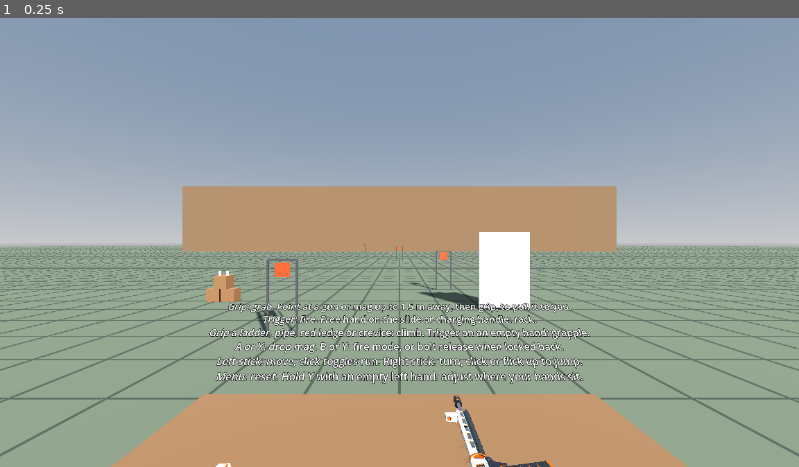
Above: before the commit, frame 1.
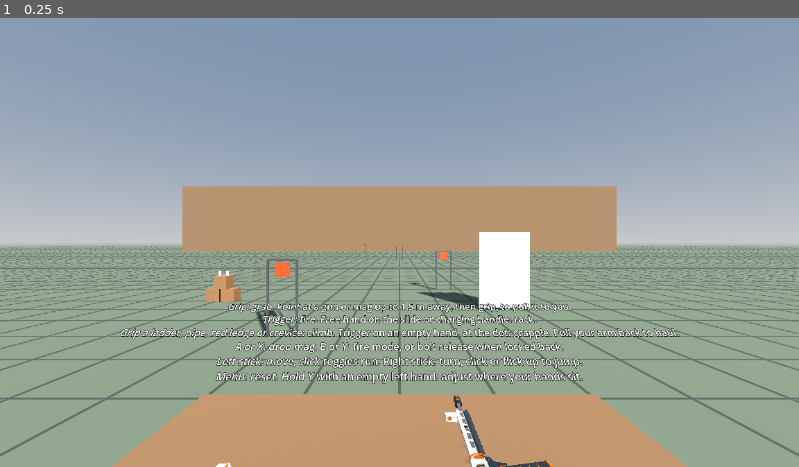
Above: after the commit, the same moment.

Repository: positive-vibezz1/VRphysicsprototypegodot
Game: Godot game, scene res://sandbox/range.tscn
Two runs of this game, one before a commit and one after it. Both use one fixed random seed, a clock stepped at 60 frames per second and the inputs below.
Inputs:
- Up to frame 1 (0.25 s): no input

The runs differ from the first frame. In frame 1, 0.9% of the frame differs, in the area x 15-86%, y 69-72%.

Commit message:
Show what the grapple would catch and haul on it with the arm
An empty hand now shows a dot and a thin line wherever the cable would catch,
without touching the trigger. Squeezing connects it with a thick orange line, a
bigger dot and a thump. A full squeeze no longer winds the cable in: pulling the
arm back takes in cable and throws the body along it.

Co-Authored-By: Claude Opus 5.5 (1M context) <noreply@anthropic.com>

Diff:
--- a/player/grapple.gd
+++ b/player/grapple.gd
@@ -1,22 +1,28 @@
 class_name Grapple
 extends RayCast3D
-## A cable shot from an empty hand at the parkour surface it points at. It can only pull: the body swings on it under
-## its own weight and momentum, a harder squeeze winds it in, and letting go keeps whatever speed the body has.
+## A cable shot from an empty hand at the parkour surface it points at. A dot and a thin line show what it would catch,
+## and squeezing connects: the line turns thick and orange and the controller thumps. The cable can only pull. The body
+## swings on it under its own weight and momentum, pulling the arm back hauls on it, and letting go keeps whatever
+## speed the body has.
 
-## Trigger squeeze: past AIM shows where it would hit, past FIRE shoots and starts winding in, and anywhere above
-## HOLD keeps hold of it without winding, for swinging.
-const AIM := 0.1
+## Trigger squeeze: past FIRE shoots, and it holds on until the squeeze drops below HOLD.
 const HOLD := 0.3
 const FIRE := 0.6
+## An arm pulling slower than this, or a body turning with the hand held out, isn't hauling.
+const SLOWEST_HAUL := 1.0
+## Radius of the dot as a share of its distance, so it's the same size to the eye up close and across the course.
+const DOT_SIZE := 0.006
+const CONNECTED_DOT_SCALE := 2.5
 
 @export var max_range := 40.0
-## Winding speed at a full squeeze.
-@export var reel_speed := 8.0
-## About twice body weight: lifts the body at about 1 g, and a hard swing doesn't stretch it far.
-@export var max_tension := 1500.0
+## Cable taken in per meter of arm pulled, on top of the arm itself. At 1 a hard 70 cm haul throws the body at about
+## 4 m/s, as much as the tension allows in that time, and a longer one faster.
+@export var haul_gain := 1.0
+## About three times body weight: a hard haul launches the body, and a hard swing doesn't stretch it far.
+@export var max_tension := 2500.0
 ## How fast it takes up stretch, in rad/s. A critically damped spring: higher is stiffer.
 @export var response := 12.0
-## Stops winding in this far from the anchor, so it can't pull the hand into it.
+## Stops taking in cable this far from the anchor, so it can't pull the hand into it.
 @export var min_length := 0.8
 
 var attached := false
@@ -27,20 +33,23 @@
 var _armed := false
 var _previous_distance := 0.0
 
+@onready var _aim_line: MeshInstance3D = $AimLine
 @onready var _line: MeshInstance3D = $Line
+@onready var _dot: MeshInstance3D = $Dot
 
 
 func update(hand: PhysicsHand, body: RigidBody3D, delta: float) -> void:
 	var free := not hand.held and not hand.climbing
 	var squeeze := hand.input_trigger
-	if not free or squeeze < AIM:
+	if not free or squeeze < HOLD:
 		_armed = free
-	if attached and (not free or squeeze < HOLD):
 		attached = false
+	_aim_line.visible = false
 	_line.visible = false
+	_dot.visible = false
 	if attached:
-		_pull(hand, body, squeeze, delta)
-	elif free and squeeze >= AIM:
+		_pull(hand, body, delta)
+	elif free and not hand.remote_target:
 		_aim(hand, squeeze)
 
 
@@ -58,25 +67,33 @@
 		_armed = false
 		length = from.distance_to(anchor)
 		_previous_distance = length
-		hand.controller.trigger_haptic_pulse(&"haptic", 0.0, 0.6, 0.04, 0.0)
-	_line.visible = true
-	stretch_line(_line, hand.global_position, anchor)
+		hand.controller.trigger_haptic_pulse(&"haptic", 0.0, 0.8, 0.06, 0.0)
+	_show(hand, _line if attached else _aim_line)
 
 
-## Measured from the controller and not the body, so hauling on the cable with an arm yanks the body along it.
-func _pull(hand: PhysicsHand, body: RigidBody3D, squeeze: float, delta: float) -> void:
+## Measured from the controller and not the body, so pulling the arm back hauls on the cable.
+func _pull(hand: PhysicsHand, body: RigidBody3D, delta: float) -> void:
 	var to_anchor := anchor - hand.target.origin
 	var distance := to_anchor.length()
-	var winding := reel_speed * clampf(inverse_lerp(FIRE, 1.0, squeeze), 0.0, 1.0)
-	# Any slack winds itself in, so it's already taut when it's next needed.
-	length = maxf(minf(length, distance) - winding * delta, min_length)
-	var stretching := (distance - _previous_distance) / delta + winding
+	var along := to_anchor.normalized()
+	var hauling := haul_gain * maxf((body.linear_velocity - hand.controller_velocity).dot(along) - SLOWEST_HAUL, 0.0)
+	# Any slack is taken in, so it's already taut when it's next needed: reach out, then pull again.
+	length = maxf(minf(length, distance) - hauling * delta, min_length)
+	var stretching := (distance - _previous_distance) / delta + hauling
 	_previous_distance = distance
 	var tension := body.mass * (response * response * (distance - length) + 2.0 * response * stretching)
 	if tension > 0.0:
-		body.apply_central_force(to_anchor.normalized() * minf(tension, max_tension))
-	_line.visible = true
-	stretch_line(_line, hand.global_position, anchor)
+		body.apply_central_force(along * minf(tension, max_tension))
+	_show(hand, _line)
+
+
+func _show(hand: PhysicsHand, line: MeshInstance3D) -> void:
+	line.visible = true
+	stretch_line(line, hand.global_position, anchor)
+	_dot.visible = true
+	_dot.global_position = anchor
+	var size := hand.global_position.distance_to(anchor) * DOT_SIZE
+	_dot.scale = Vector3.ONE * (size * CONNECTED_DOT_SCALE if attached else size)
 
 
 ## Lays a 1 m long mesh along its Z axis between two points.
--- a/player/grapple.tscn
+++ b/player/grapple.tscn
@@ -1,13 +1,26 @@
-[gd_scene load_steps=4 format=3]
+[gd_scene load_steps=7 format=3]
 
 [ext_resource type="Script" path="res://player/grapple.gd" id="1"]
 
+[sub_resource type="BoxMesh" id="aim_mesh"]
+size = Vector3(0.002, 0.002, 1)
+
+[sub_resource type="StandardMaterial3D" id="aim_material"]
+shading_mode = 0
+albedo_color = Color(1, 0.95, 0.75, 1)
+
 [sub_resource type="BoxMesh" id="line_mesh"]
-size = Vector3(0.006, 0.006, 1)
+size = Vector3(0.012, 0.012, 1)
 
 [sub_resource type="StandardMaterial3D" id="line_material"]
 shading_mode = 0
-albedo_color = Color(1, 0.6, 0.15, 1)
+albedo_color = Color(1, 0.5, 0.05, 1)
+
+[sub_resource type="SphereMesh" id="dot_mesh"]
+radius = 1.0
+height = 2.0
+radial_segments = 12
+rings = 6
 
 [node name="Grapple" type="RayCast3D"]
 top_level = true
@@ -15,9 +28,23 @@
 collision_mask = 2048
 script = ExtResource("1")
 
+[node name="AimLine" type="MeshInstance3D" parent="."]
+top_level = true
+visible = false
+cast_shadow = 0
+mesh = SubResource("aim_mesh")
+surface_material_override/0 = SubResource("aim_material")
+
 [node name="Line" type="MeshInstance3D" parent="."]
 top_level = true
 visible = false
 cast_shadow = 0
 mesh = SubResource("line_mesh")
 surface_material_override/0 = SubResource("line_material")
+
+[node name="Dot" type="MeshInstance3D" parent="."]
+top_level = true
+visible = false
+cast_shadow = 0
+mesh = SubResource("dot_mesh")
+surface_material_override/0 = SubResource("line_material")
--- a/sandbox/parkour.tscn
+++ b/sandbox/parkour.tscn
@@ -544,6 +544,6 @@
 transform = Transform3D(1, 0, 0, 0, 1, 0, 0, 0, 1, 0, 3.2, 24)
 billboard = 1
 pixel_size = 0.004
-text = "GRAPPLE\nEmpty hand, point at a block and squeeze the trigger.\nSqueeze harder to wind in, ease off to swing."
+text = "GRAPPLE\nPoint an empty hand at a block until the dot shows, and squeeze to connect.\nHold on to swing, and pull your arm back to haul yourself in."
 font_size = 48
 outline_size = 12
--- a/sandbox/range.gd
+++ b/sandbox/range.gd
@@ -5,7 +5,7 @@
 const FRAME_PROFILE := "/interaction_profiles/valve/frame_controller_valve"
 const COMMON_CONTROLS := """Grip: grab. Point at a gun or mag up to 1.5 m away, then grip, to pull it to you.
 Trigger: fire. Free hand on the slide or charging handle: rack.
-Grip a ladder, pipe, red ledge or crevice: climb. Trigger on an empty hand: grapple.
+Grip a ladder, pipe, red ledge or crevice: climb. Trigger on an empty hand, at the dot: grapple. Pull your arm back to haul.
 """
 const FRAME_CONTROLS := COMMON_CONTROLS + """A or D-pad down: drop mag. B or D-pad right: fire mode. X or D-pad left: bolt release.
 Left stick: move, L3 or L1 toggles run. Right stick: turn, R3 or R1 or flick up to jump.
--- a/tests/test_player.gd
+++ b/tests/test_player.gd
@@ -442,7 +442,46 @@
 	_right.set_pose(&"aim", aim, Vector3.ZERO, Vector3.ZERO, XRPose.XR_TRACKING_CONFIDENCE_HIGH)
 
 
-func test_grapple_winds_the_body_up_and_lets_it_fly_on() -> void:
+func test_pointing_at_a_grapple_target_shows_what_it_would_catch() -> void:
+	_add_block(Vector3(0.2, 8, 2.8), Vector3(2, 0.5, 2))
+	await wait_physics_frames(10)
+	var grapple: Grapple = _player.get_node("RightGrapple")
+	var aim_line: MeshInstance3D = grapple.get_node("AimLine")
+	var line: MeshInstance3D = grapple.get_node("Line")
+	var dot: MeshInstance3D = grapple.get_node("Dot")
+	_point_right_hand(Vector3.DOWN)
+	await wait_physics_frames(2)
+	assert_false(dot.visible, "nothing shows pointing at the floor")
+	_point_right_hand(Vector3.UP)
+	await wait_physics_frames(2)
+	assert_true(aim_line.visible and dot.visible, "without touching the trigger")
+	assert_false(line.visible, "and it isn't connected yet")
+	assert_almost_eq(dot.global_position.y, 7.75, 0.01, "the dot sits on the surface")
+	var aiming_size := dot.scale.x
+	_right.set_input(&"trigger", 1.0)
+	await wait_physics_frames(2)
+	assert_true(grapple.attached)
+	assert_true(line.visible, "connecting swaps to the thick line")
+	assert_false(aim_line.visible)
+	assert_gt(dot.scale.x, aiming_size * 2.0, "and grows the dot")
+	_right.set_input(&"trigger", 0.0)
+	await wait_physics_frames(2)
+	assert_false(line.visible, "letting go ends it")
+	assert_true(aim_line.visible, "and it's back to aiming")
+
+
+func test_connecting_alone_doesnt_move_the_body() -> void:
+	_add_block(Vector3(0.2, 8, 2.8), Vector3(2, 0.5, 2))
+	await wait_physics_frames(10)
+	var start := _player.global_position
+	_point_right_hand(Vector3.UP)
+	_right.set_input(&"trigger", 1.0)
+	await wait_physics_frames(60)
+	assert_true((_player.get_node("RightGrapple") as Grapple).attached)
+	assert_almost_eq(_player.global_position.distance_to(start), 0.0, 0.05, "a full squeeze doesn't wind it in")
+
+
+func test_pulling_the_arm_back_hauls_the_body_and_it_flies_on() -> void:
 	_add_block(Vector3(0.2, 8, 2.8), Vector3(2, 0.5, 2))
 	await wait_physics_frames(10)
 	var grapple: Grapple = _player.get_node("RightGrapple")
@@ -451,10 +490,19 @@
 	await wait_physics_frames(3)
 	assert_true(grapple.attached, "squeezing shoots it")
 	assert_almost_eq(grapple.anchor.y, 7.75, 0.01, "at the surface it points at")
-	await wait_physics_frames(60)
-	assert_gt(_player.global_position.y, 1.5, "winding in hauls the body up")
-	var peak_acceleration := (grapple.max_tension - _player.mass * 9.8) / _player.mass
-	assert_lt(_player.linear_velocity.y, peak_acceleration * 63.0 * DT + 0.2, "no harder than the cable can pull")
+	# A hard haul: 3.6 m/s down from about head height.
+	var high := RIGHT_REST.translated(Vector3.UP * 0.4)
+	for i: int in 20:
+		_set_pose(_right, RIGHT_REST.interpolate_with(high, float(i + 1) / 20.0))
+		await wait_physics_frames(1)
+	await wait_physics_frames(20)
+	var low := RIGHT_REST.translated(Vector3.DOWN * 0.3)
+	for i: int in 12:
+		_set_pose(_right, high.interpolate_with(low, float(i + 1) / 12.0))
+		await wait_physics_frames(1)
+	var fastest := grapple.max_tension / _player.mass * 13.0 * DT
+	assert_gt(_player.linear_velocity.y, 3.0, "the haul threw the body up")
+	assert_lt(_player.linear_velocity.y, fastest, "no harder than the cable can pull")
 	var rising := _player.linear_velocity.y
 	_right.set_input(&"trigger", 0.0)
 	await wait_physics_frames(2)
@@ -469,14 +517,12 @@
 	var hand: PhysicsHand = _player.get_node("RightHand")
 	await wait_physics_frames(2)
 	_point_right_hand(hand.global_position.direction_to(Vector3(5, 8.75, 3)))
-	_right.set_input(&"trigger", 0.65)
+	_right.set_input(&"trigger", 1.0)
 	await wait_physics_frames(2)
 	assert_true(grapple.attached)
-	_right.set_input(&"trigger", 0.5)
 	var length := grapple.length
 	await wait_physics_frames(60)
-	assert_gt(grapple.anchor.distance_to(hand.target.origin), length - 1.0, "not wound in")
-	assert_lt(grapple.anchor.distance_to(hand.target.origin), length + 0.3, "and it holds the body")
+	assert_lt(grapple.anchor.distance_to(hand.target.origin), length + 0.3, "it holds the body")
 	assert_gt(_player.linear_velocity.x, 2.0, "swinging under the anchor")
 	assert_gt(_player.global_position.y, 1.0, "not dropping to the floor")
 
@@ -488,6 +534,7 @@
 	_right.set_input(&"trigger", 1.0)
 	await wait_physics_frames(3)
 	assert_false(grapple.attached, "the floor is not one")
+	assert_false((grapple.get_node("Dot") as MeshInstance3D).visible)
 
 
 func test_grapple_doesnt_fire_from_a_hand_holding_a_gun() -> void:
@@ -501,6 +548,7 @@
 	_right.set_input(&"trigger", 1.0)
 	await wait_physics_frames(3)
 	assert_false(grapple.attached)
+	assert_false((grapple.get_node("Dot") as MeshInstance3D).visible, "no aiming with a gun in hand")
 	_right.set_input(&"grip", 0.0)
 	await wait_physics_frames(3)
 	assert_null(hand.held, "dropped it")
Not shown, changed: CLAUDE.md
